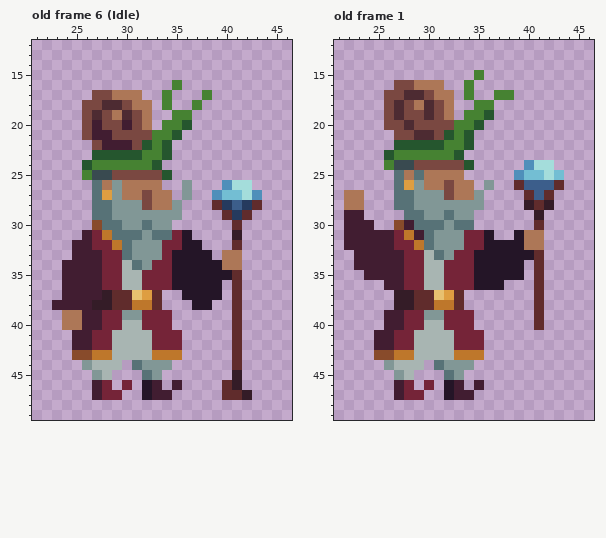
Pixel-art file, stored at Objects/Player/Player.ase. The picture above was drawn from the file before the commit.
64x64 pixels, 11 frames. Shown: old frame 6 (Idle): x 21..46, y 12..49; old frame 1: x 21..46, y 12..49. The commit also changed other frames, which this record leaves out.
After the commit:
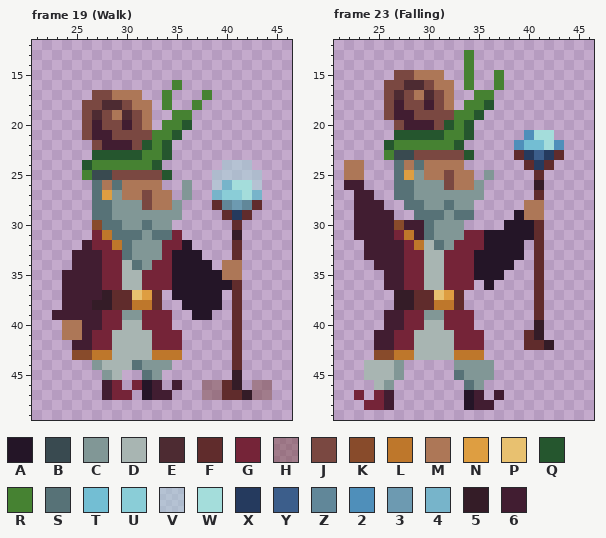
Palette (. is transparent): A #241527  B #394a50  C #819796  D #a8b5b2  E #4d2b32  F #602c2c  G #752438  H #7a484178  J #7a4841  K #884b2b  L #be772b  M #ad7757  N #de9e41  P #e8c170  Q #25562e  R #468232  S #577277  T #73bed3  U #8acdd7  V #a4dddb78  W #a4dddb  X #253a5e  Y #3c5e8b  Z #618799  2 #4f8fba  3 #6d9ab1  4 #77b4ca  5 #341c27  6 #411d31
A new or re-ordered frame is compared with the old frame closest to it.
What changed:
frames 11 -> 29
layer "vfx" opacity 47% added
Changed rows in their new state; - is an unchanged pixel.
Frame 19 (Walk) is new; against old frame 6 (Idle):
first column x 23:
24 -----------------VVV--
25 ----------------VVVVV-
26 ------S---------V4--V-
27 ----------------4UU-4-
28 -----------------Z3Z--
31 ---.---------.--------
32 --.-----------.-------
33 ---------------.-.F---
34 -.--------------.-----
35 -----------------MM---
36 -----------------A----
37 ------------A---------
38 .------------A--A-----
39 666-----------AA------
41 -MM-------------------
44 ---.C--D--------------
45 ----.CD---------------
46 ----.6G.G------HH---HH
47 ----.6-G-------HH---HH
Frame 23 (Falling) is new; against old frame 1:
first column x 22:
13 ------------R---------
14 ------------R---------
15 -----JJMMM--R.-R------
16 ----J-EEJ-M----R------
17 -----EJMEJ--.RR..-----
18 -----6-J6---R-Q-------
19 -----66-J-JR-Q.-------
20 ----.-666-Q-Q.--------
21 -----QQQQQR-------2WW-
22 ----QRRRRR-Q.----2TTW2
23 ----RBBJJJJJQ----FXYXF
24 MM--.SMSMMMM.-----FXF-
25 MM----NC--J-M-C--..F..
26 66----S-CC---C.--..5..
27 .66-------CCC-----.F.-
28 .666-.-S--S--.----MM.-
29 .-666-.-SSCSS----AMM--
30 .--66--6-C-C.---AAA---
31 .--------------AA-AF--
32 ..---6--DS-G------.F--
33 -.-------DG-------.---
34 -..--------------.----
35 --..------------..----
36 -------------.-.------
first column x 23:
40 ------------------5-
41 -----------------F5-
42 -----------------FF5
44 -DDDC..-..--CC------
45 -DDD-.---.SCCC------
46 --DC..-.-..SC-------
47 G-G6...--..A6-6-----
48 -GG6-------A66------
